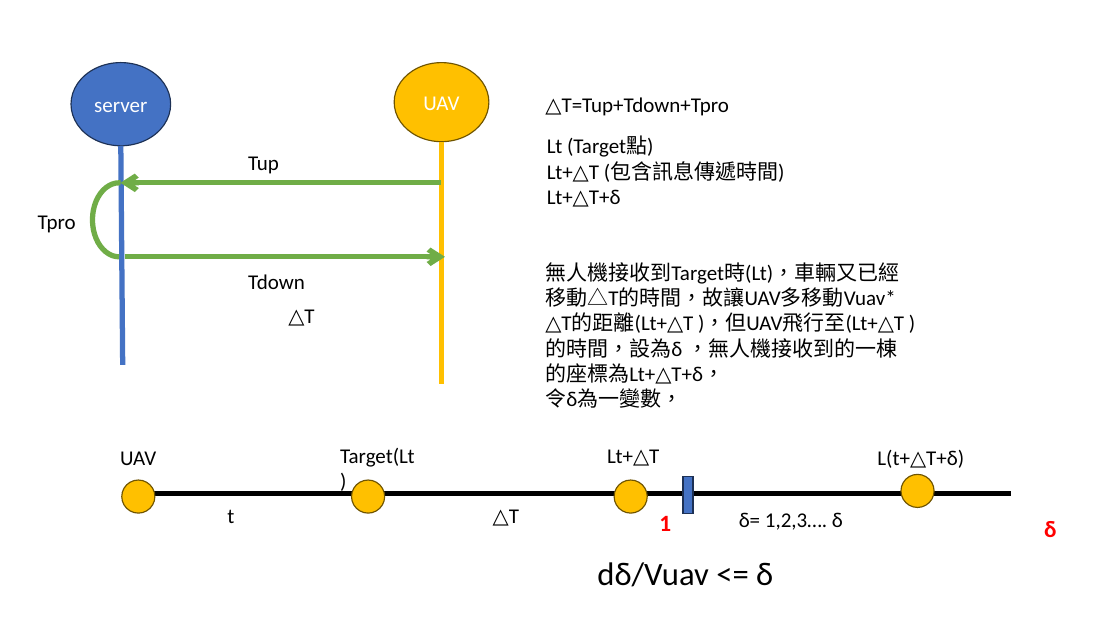
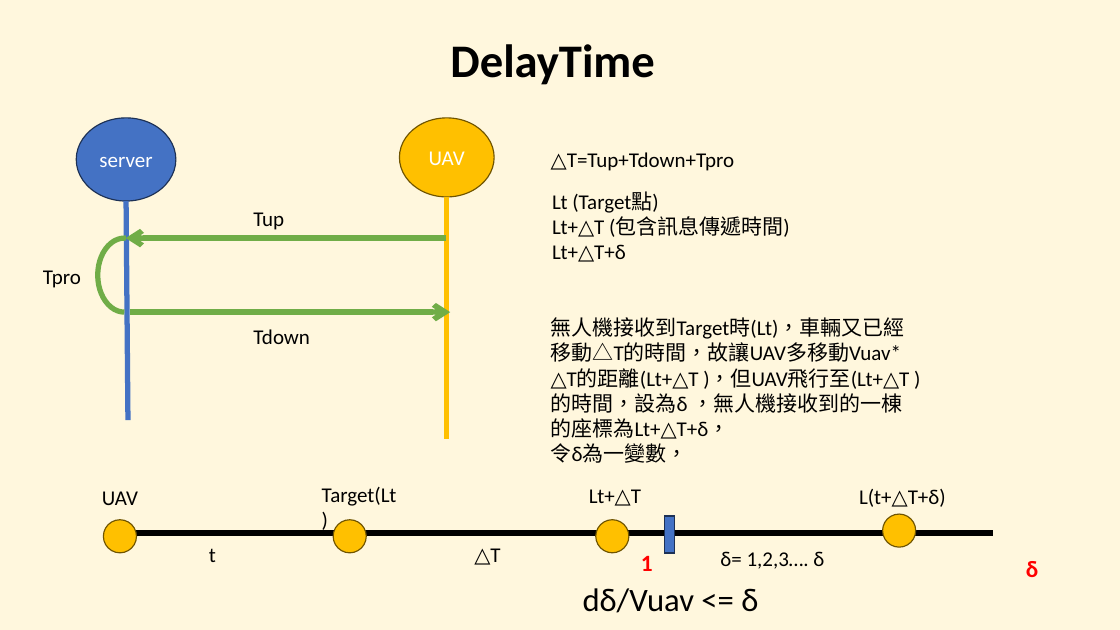
Before and after one commit to SJLin1002/SJ-Master-Thesis, a slide deck: slide 5 of 簡報1.pptx (slide 1 before the commit). Drawn at 1120x630 pixels with LibreOffice and Linux fonts; fonts in the diff are those of the drawing. Boxes give left, top, right and bottom in pixels: in the first picture for what was removed or moved away, otherwise in the second. Text is boxed around its words. In the diff, an @@ line names an element or a change of style, - is before the commit and + after.

```diff
--- a/簡報1.pptx
+++ b/簡報1.pptx
@@ background #FFFFFF to #FFF7DD @@
@@ text added at box(450, 44, 654, 85), 40 pt, text #000000, bold @@
+DelayTime
@@ 6 texts, 2 ellipses, 2 arrows, 2 lines, 1 arc (boxed as its full ellipse): place and size @@
-6 texts, 2 ellipses, 2 arrows, 2 lines, 1 arc (boxed as its full ellipse) at box(38, 63, 904, 408)
+6 texts, 2 ellipses, 2 arrows, 2 lines, 1 arc (boxed as its full ellipse) at box(43, 118, 909, 463)
@@ text removed at box(561, 316, 571, 330) @@
-△T
@@ text "UAV": place and size @@
-text "UAV" at box(120, 451, 156, 465)
+text "UAV" at box(102, 491, 138, 505)
@@ 8 texts, 3 ellipses, 1 rectangle, 1 line: place and size @@
-8 texts, 3 ellipses, 1 rectangle, 1 line at box(122, 448, 1056, 537)
+8 texts, 3 ellipses, 1 rectangle, 1 line at box(103, 487, 1038, 577)
@@ ellipse: place and size @@
-ellipse at box(351, 480, 384, 513)
+ellipse at box(334, 520, 366, 553)
@@ text "dδ/Vuav <= δ": place and size @@
-text "dδ/Vuav <= δ" at box(597, 562, 773, 587)
+text "dδ/Vuav <= δ" at box(583, 588, 758, 613)
```
Also in this commit, not shown: 1 other slide changed, 13 slides added, 2 slides removed, 1 other file.
